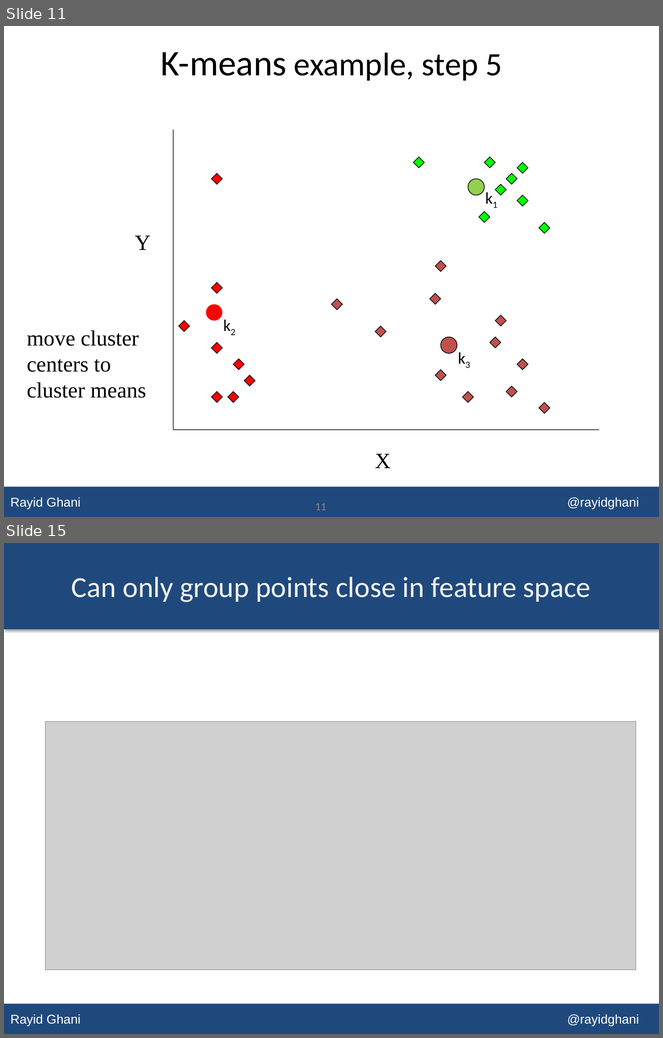
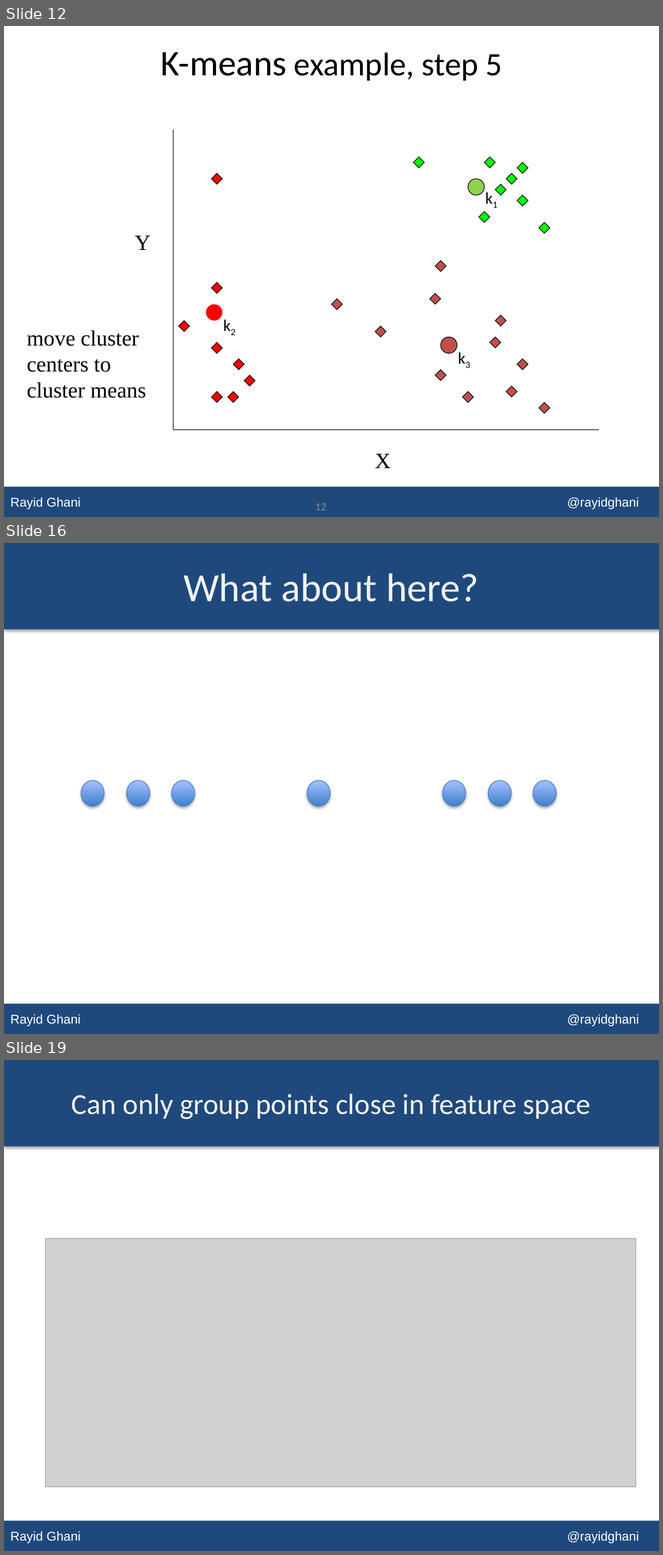
Before and after one commit to dssg/MLforPublicPolicy, a slide deck: Lectures/Lecture 09 - Unsupervised Learning.pptx. Shown one above the other, each under a label of ours: slides 11 and 15 before the commit, slides 12, 16 and 19 after it; the slides between them are not shown. The pictures are 663x1038 and 663x1555 pixels, drawn with LibreOffice and Linux fonts; fonts in the diff are those of the drawing; grey boxes stand for pictures. Boxes give left, top, right and bottom in pixels: in the first picture for what was removed or moved away, otherwise in the second. Text is boxed around its words. In the diff, an @@ line names an element or a change of style, - is before the commit and + after.

```diff
--- a/Lectures/Lecture 09 - Unsupervised Learning.pptx
+++ b/Lectures/Lecture 09 - Unsupervised Learning.pptx
@@ slide 16 added at <box>4,543,659,1034</box>, background #FFFFFF; not listed: 2 template elements that a slide beside it also shows @@
@@ title added at <box>183,573,479,602</box>, 44 pt, text #F2F2F2 @@
+What about here?
@@ ellipse added at <box>81,781,104,807</box>, fill gradient #3F80CE to #A4C4FF, outline #4B7EBC 0.75 pt @@
@@ ellipse added at <box>127,781,150,807</box>, fill gradient #3F80CE to #A4C4FF, outline #4B7EBC 0.75 pt @@
@@ ellipse added at <box>172,781,195,807</box>, fill gradient #3F80CE to #A4C4FF, outline #4B7EBC 0.75 pt @@
@@ ellipse added at <box>307,781,330,807</box>, fill gradient #3F80CE to #A4C4FF, outline #4B7EBC 0.75 pt @@
@@ ellipse added at <box>443,781,466,807</box>, fill gradient #3F80CE to #A4C4FF, outline #4B7EBC 0.75 pt @@
@@ ellipse added at <box>488,781,511,807</box>, fill gradient #3F80CE to #A4C4FF, outline #4B7EBC 0.75 pt @@
@@ ellipse added at <box>533,781,556,807</box>, fill gradient #3F80CE to #A4C4FF, outline #4B7EBC 0.75 pt @@
@@ what was slide 11 is now slide 12 @@
@@ page number at <box>315,503,326,511</box>: text changed @@
-11
+12
@@ what was slide 15 is now slide 19 @@
```
Also in this commit, not shown: 7 slides changed, 7 other slides added, 2 slides removed.
